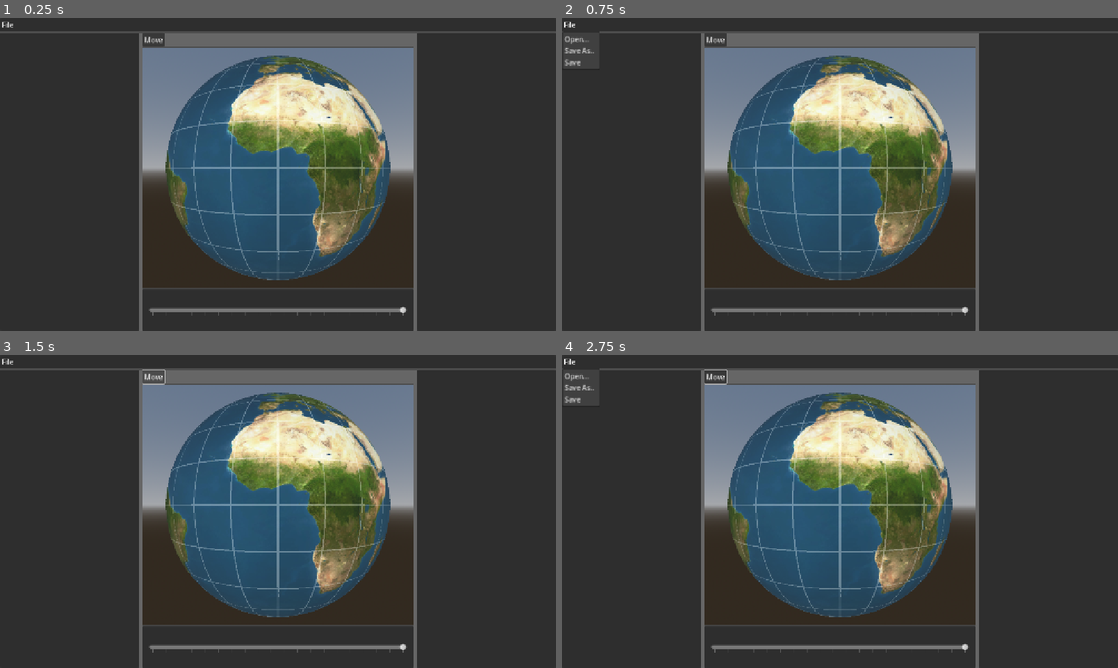
Above: before the commit, frames 1-4 (two rows, left to right).
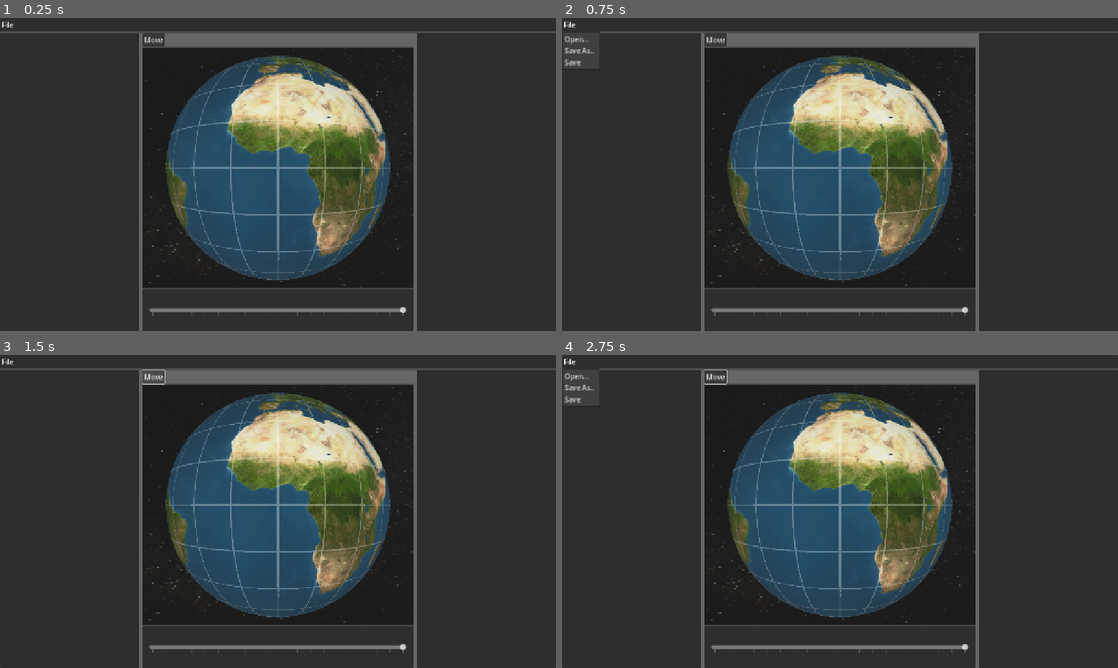
Above: after the commit, the same moments.

Repository: reni-ferenczi/geotekton
Game: Godot game, scene res://Scenes/Editor/editor.tscn
The game is run twice, just before and just after one commit, with the same random seed, the same clock (stepped at 60 frames per second) and the same inputs.
Inputs:
- Up to frame 1 (0.25 s): no input
- Up to frame 2 (0.75 s): click "File" at 0.5 s
- Up to frame 3 (1.5 s): click "Move" at 1.25 s
- Up to frame 4 (2.75 s): click "File" at 2 s

The runs differ from the first frame. In frame 1, 8.2% of the frame differs, in the area x 25-75%, y 9-86%; in frame 2, 8.2%; in frame 3, 8.2%; in frame 4, 8.2%.

Commit message:
Background image

Diff:
--- a/Scenes/Editor/planet_view.tscn
+++ b/Scenes/Editor/planet_view.tscn
@@ -1,18 +1,17 @@
-[gd_scene load_steps=6 format=3 uid="uid://c4pfguihgimj3"]
+[gd_scene load_steps=4 format=3 uid="uid://c4pfguihgimj3"]
 
 [ext_resource type="PackedScene" uid="uid://ddsy7ljlp8o3g" path="res://Scenes/Planet/planet.tscn" id="1_g1eqg"]
 [ext_resource type="Script" uid="uid://tfk6s1r5k3be" path="res://Scenes/Editor/planet_view.gd" id="1_im7ge"]
 
-[sub_resource type="ProceduralSkyMaterial" id="ProceduralSkyMaterial_ub1o7"]
-
-[sub_resource type="Sky" id="Sky_ub1o7"]
-sky_material = SubResource("ProceduralSkyMaterial_ub1o7")
-
 [sub_resource type="Environment" id="Environment_ub1o7"]
 background_mode = 2
-sky = SubResource("Sky_ub1o7")
 
 [node name="PlanetView" type="SubViewportContainer"]
+anchors_preset = 15
+anchor_right = 1.0
+anchor_bottom = 1.0
+grow_horizontal = 2
+grow_vertical = 2
 size_flags_vertical = 3
 stretch = true
 script = ExtResource("1_im7ge")
@@ -22,7 +21,7 @@
 handle_input_locally = false
 physics_object_picking = true
 physics_object_picking_first_only = true
-size = Vector2i(2, 2)
+size = Vector2i(1920, 1080)
 render_target_update_mode = 4
 
 [node name="Planet" parent="SubViewport" instance=ExtResource("1_g1eqg")]
--- a/Scenes/Planet/planet.tscn
+++ b/Scenes/Planet/planet.tscn
@@ -1,8 +1,9 @@
-[gd_scene load_steps=11 format=3 uid="uid://ddsy7ljlp8o3g"]
+[gd_scene load_steps=12 format=3 uid="uid://ddsy7ljlp8o3g"]
 
 [ext_resource type="Shader" uid="uid://diyn5fhv3xlpq" path="res://Scenes/Planet/planet.gdshader" id="1_4ilve"]
 [ext_resource type="Script" uid="uid://dvlkwdhf7so0a" path="res://Scenes/Planet/planet.gd" id="1_wwls2"]
 [ext_resource type="Texture2D" uid="uid://b5wu0grjetgpn" path="res://Assets/Textures/Earth.jpg" id="2_wwls2"]
+[ext_resource type="Texture2D" uid="uid://4164mgo0iyst" path="res://Assets/Textures/sky-from-space.png" id="4_wwls2"]
 
 [sub_resource type="SphereMesh" id="SphereMesh_510pn"]
 radial_segments = 128
@@ -33,8 +34,8 @@
 [sub_resource type="BoxShape3D" id="BoxShape3D_4ilve"]
 size = Vector3(2, 0.01, 2)
 
-[sub_resource type="BoxShape3D" id="BoxShape3D_wwls2"]
-size = Vector3(6, 3, 0.01)
+[sub_resource type="StandardMaterial3D" id="StandardMaterial3D_ip3qi"]
+albedo_texture = ExtResource("4_wwls2")
 
 [node name="Planet" type="Node3D"]
 script = ExtResource("1_wwls2")
@@ -67,21 +68,27 @@
 transform = Transform3D(1, 0, 0, 0, 1, 0, 0, 0, 1, 0, -0.005, 0)
 shape = SubResource("BoxShape3D_4ilve")
 
-[node name="Background" type="StaticBody3D" parent="."]
+[node name="Background" type="MeshInstance3D" parent="."]
+unique_name_in_owner = true
+transform = Transform3D(3, 0, 0, 0, -4.371139e-08, -1.5, 0, 1, -6.556708e-08, 0, 0, -1)
+mesh = SubResource("PlaneMesh_510pn")
+surface_material_override/0 = SubResource("StandardMaterial3D_ip3qi")
+metadata/_edit_lock_ = true
 
-[node name="CollisionShape3D" type="CollisionShape3D" parent="Background"]
-transform = Transform3D(1, 0, 0, 0, 1, 0, 0, 0, 1, 0, 0, -1)
-shape = SubResource("BoxShape3D_wwls2")
+[node name="MapPhysicsBody" type="StaticBody3D" parent="Background"]
 
-[node name="Camera3D" type="Camera3D" parent="."]
-transform = Transform3D(1, 0, 0, 0, 1, 0, 0, 0, 1, 0, 0, 1.05)
-fov = 60.0
-metadata/_edit_lock_ = true
+[node name="CollisionShape3D" type="CollisionShape3D" parent="Background/MapPhysicsBody"]
+transform = Transform3D(1, 0, 0, 0, 1, 0, 0, 0, 1, 0, -0.005, 0)
+shape = SubResource("BoxShape3D_4ilve")
 
 [node name="DirectionalLight3D" type="DirectionalLight3D" parent="."]
 transform = Transform3D(1, 0, 0, 0, 1, 0, 0, 0, 1, 0, 0, 2)
 metadata/_edit_lock_ = true
 
+[node name="Camera3D" type="Camera3D" parent="."]
+transform = Transform3D(1, 0, 0, 0, 1, 0, 0, 0, 1, 0, 0, 1.05)
+fov = 60.0
+
 [connection signal="input_event" from="Globe/GlobePhysicsBody" to="." method="_on_globe_physics_body_input_event"]
 [connection signal="input_event" from="Map/MapPhysicsBody" to="." method="_on_map_physics_body_input_event"]
-[connection signal="input_event" from="Background" to="." method="_on_background_input_event"]
+[connection signal="input_event" from="Background/MapPhysicsBody" to="." method="_on_map_physics_body_input_event"]
Binary file added: Assets/Textures/TychoSkymapII.jpg
Not shown, added: Assets/Textures/TychoSkymapII.jpg.import
Not shown, added: Assets/Textures/eso0932a.jpg.import
Binary file added: Assets/Textures/sky-from-space.png
Not shown, added: Assets/Textures/sky-from-space.png.import
Not shown, changed: README.md
